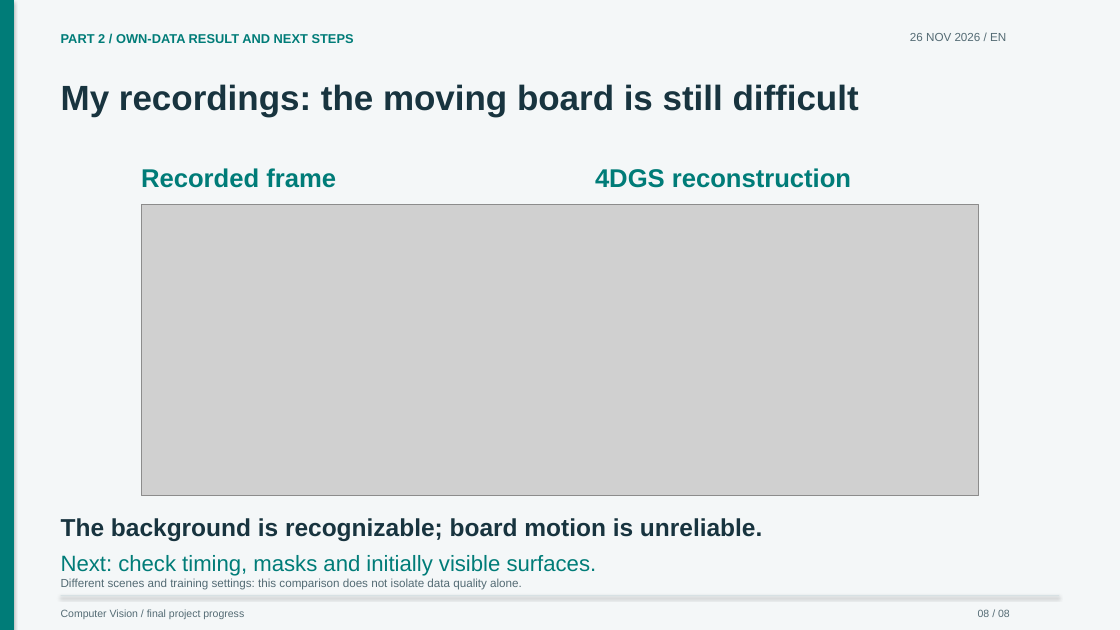
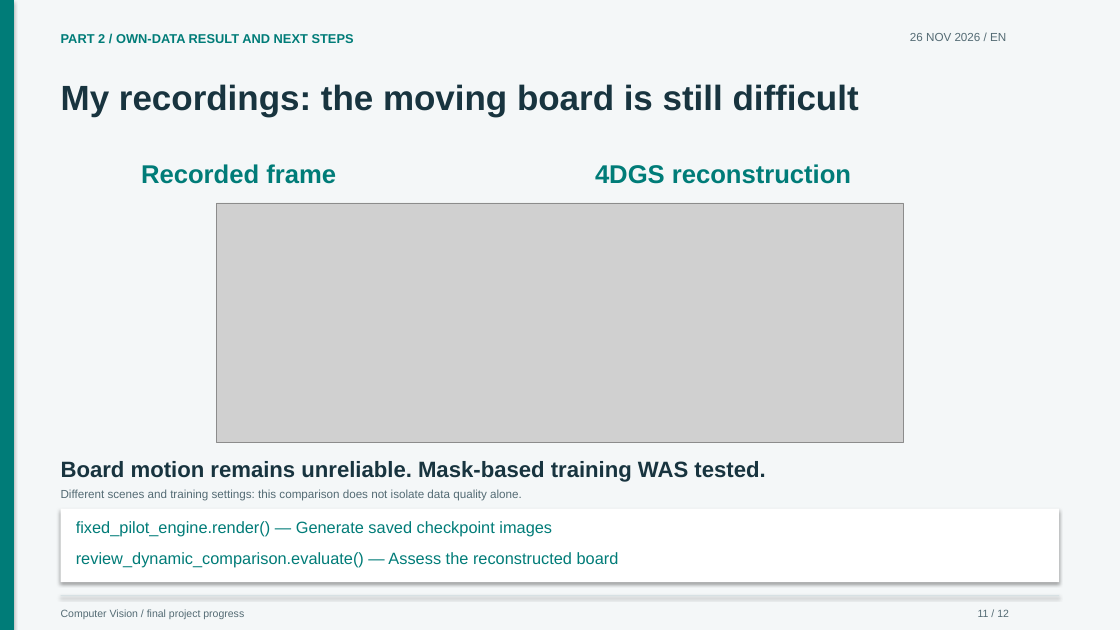
Before and after one commit to craptou/Projet_4D_Gaussian_Splatting, a slide deck: slide 11 of presentations/progress-2026-11-26.en.pptx (slide 8 before the commit). Drawn at 1120x630 pixels with LibreOffice and Linux fonts; fonts in the diff are those of the drawing; grey boxes stand for pictures. Boxes give left, top, right and bottom in pixels: in the first picture for what was removed or moved away, otherwise in the second. Text is boxed around its words. In the diff, an @@ line names an element or a change of style, - is before the commit and + after.

```diff
--- a/presentations/progress-2026-11-26.en.pptx
+++ b/presentations/progress-2026-11-26.en.pptx
@@ text "Recorded frame": place and size @@
-text "Recorded frame" at (141,168,336,188)
+text "Recorded frame" at (141,164,336,184)
@@ text "4DGS reconstruction": place and size @@
-text "4DGS reconstruction" at (595,168,851,188)
+text "4DGS reconstruction" at (595,164,851,184)
@@ picture: place and size @@
-picture at (141,204,979,496)
+picture at (217,203,903,443)
@@ text at (61,461,765,482): text changed; size 21 to 19 pt @@
-The background is recognizable; board motion is unreliable.
+Board motion remains unreliable. Mask-based training WAS tested.
@@ text "Different scenes and training settings: ...": place and size @@
-text "Different scenes and training settings: ..." at (61,578,522,590)
+text "Different scenes and training settings: ..." at (61,489,522,501)
@@ rectangle added at (60,509,1060,583), fill #FFFFFF @@
@@ text added at (76,521,552,536), 14 pt, text #007C78 @@
+fixed_pilot_engine.render() — Generate saved checkpoint images
@@ text removed at (61,555,597,576) @@
-Next: check timing, masks and initially visible surfaces.
@@ text added at (76,552,619,568), 14 pt, text #007C78 @@
+review_dynamic_comparison.evaluate() — Assess the reconstructed board
@@ text at (978,609,1009,617): text changed @@
-08 / 08
+11 / 12
```
Also in this commit, not shown: 7 other slides changed, 4 slides added, 2 slides removed, 14 other files.
